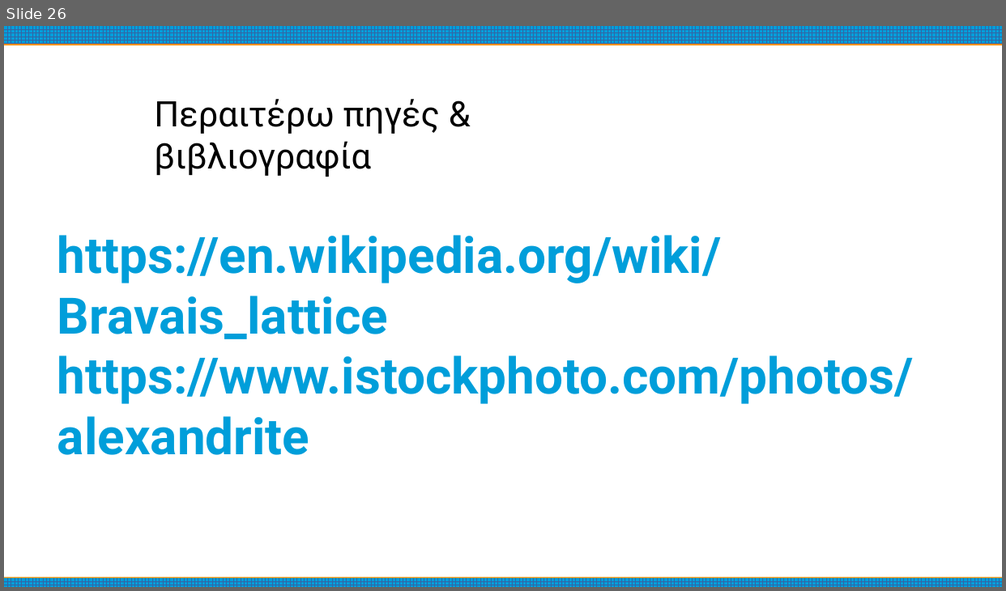
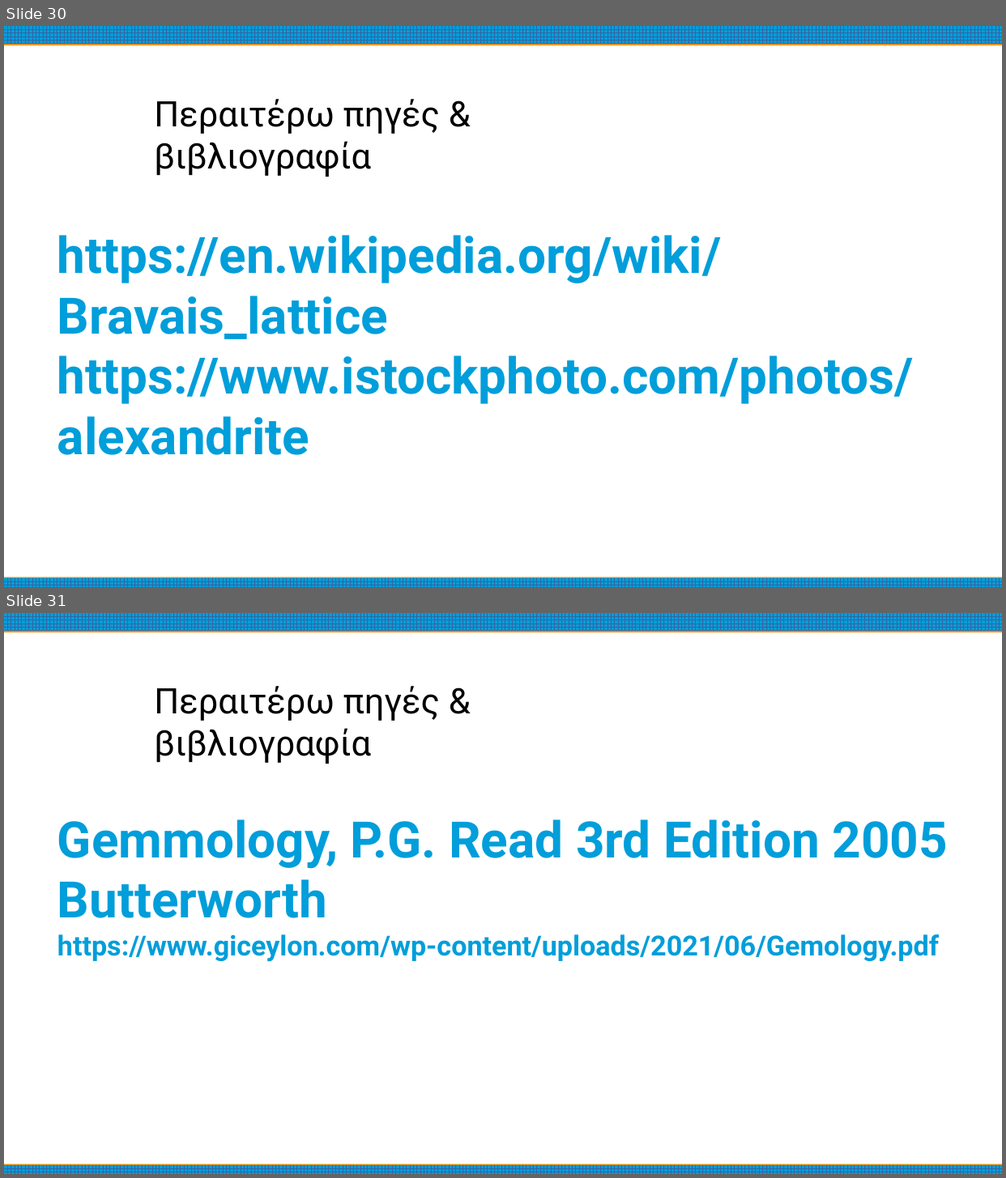
Before and after one commit to nickaiva/epas, a slide deck: preciousStones.odp. Shown one above the other, each under a label of ours: slide 26 before the commit, slides 30 and 31 after it. The pictures are 1006x591 and 1006x1178 pixels, drawn with LibreOffice and Linux fonts; fonts in the diff are those of the drawing. Boxes give left, top, right and bottom in pixels: in the first picture for what was removed or moved away, otherwise in the second. Text is boxed around its words. In the diff, an @@ line names an element or a change of style, - is before the commit and + after.

```diff
--- a/preciousStones.odp
+++ b/preciousStones.odp
@@ slide 31 added at (4, 613, 1002, 1174), background #FFFFFF; not listed: 2 template elements that a slide beside it also shows @@
@@ text added at (154, 686, 440, 764), 28 pt, text #000000 @@
+Περαιτέρω πηγές & βιβλιογραφία
@@ subtitle added at (57, 820, 948, 962), 22 pt, text #009EDA, bold @@
+Gemmology, P.G. Read 3rd Edition 2005 Butterworth
+https://www.giceylon.com/wp-content/uploads/2021/06/Gemology.pdf
@@ what was slide 26 is now slide 30 @@
```
Also in this commit, not shown: 2 slides changed, 4 other slides added, 1 other file.
